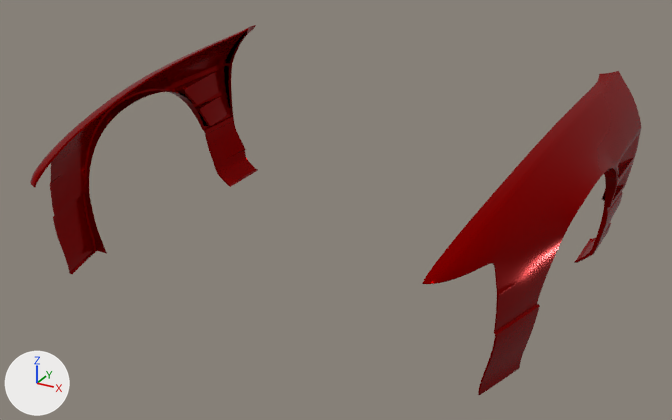
An edit to the Blender file content/cars/nissan_rs13/frontfenders_dmaxtype3.blend, drawn before and after from the same camera.
The view is the same before and after, from a camera (50 mm lens) standing at (1.43, -3.82, 1.51) and looking at (0.03, -1.28, 0.24). Every picture has the same lights, and +X, +Y and +Z are marked at lower left. Mesh edges are drawn as thin lines on the coarser meshes.

Objects in the first picture: 'Fenders'.
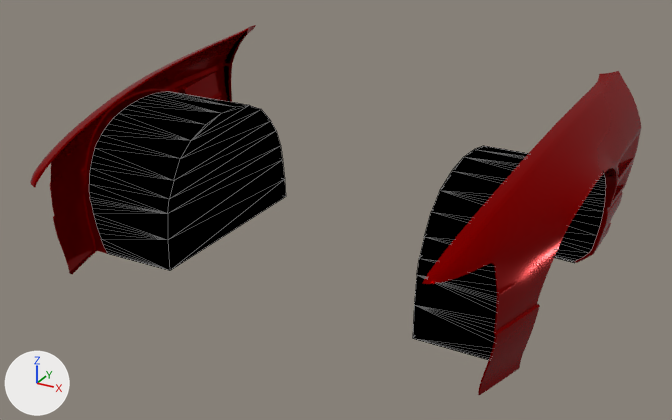
Patch to the scene script:
```diff
--- a/content/cars/nissan_rs13/frontfenders_dmaxtype3.blend.py
+++ b/content/cars/nissan_rs13/frontfenders_dmaxtype3.blend.py
@@ mat_black_mate_001 @@
+mat_black_mate_001 = principled_material('Black Mate.001')
+mat_black_mate_001.base_color = (0.0, 0.0, 0.0)  # black #000000
+mat_black_mate_001.roughness = 1.0
+mat_black_mate_001.specular_ior_level = 0.0
@@ me_undercarriage @@
+me_undercarriage.from_pydata(...)  # 182 vertices, 206 faces, 2 loose edges; spans x -0.83..0.83, y 0.0..0.49, z -1.58..-0.81
+me_undercarriage.materials.append(mat_black_mate_001)  # black #000000
@@ ob_undercarriage @@
+ob_undercarriage = bpy.data.objects.new('Undercarriage', me_undercarriage)
+ob_undercarriage.location = (0.0, 0.0, 0.0)
+ob_undercarriage.rotation_euler = (1.571, 0.0, 3.142)  # degrees (90, 0, 180)
+ob_undercarriage.scale = (-1.0, 1.0, 1.0)
```

What differs and where, as boxes [x1, y1, x2, y2] in the pictures (672 x 420 px):
'Undercarriage', added (black)
    after: [89, 92, 606, 360]
